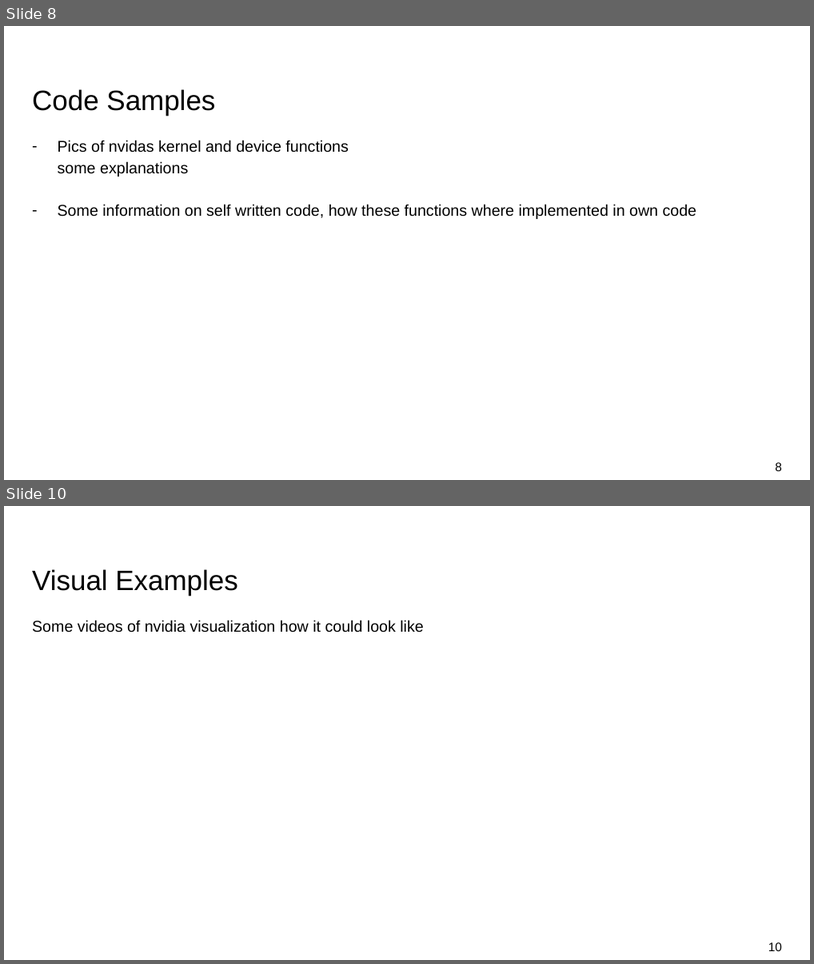
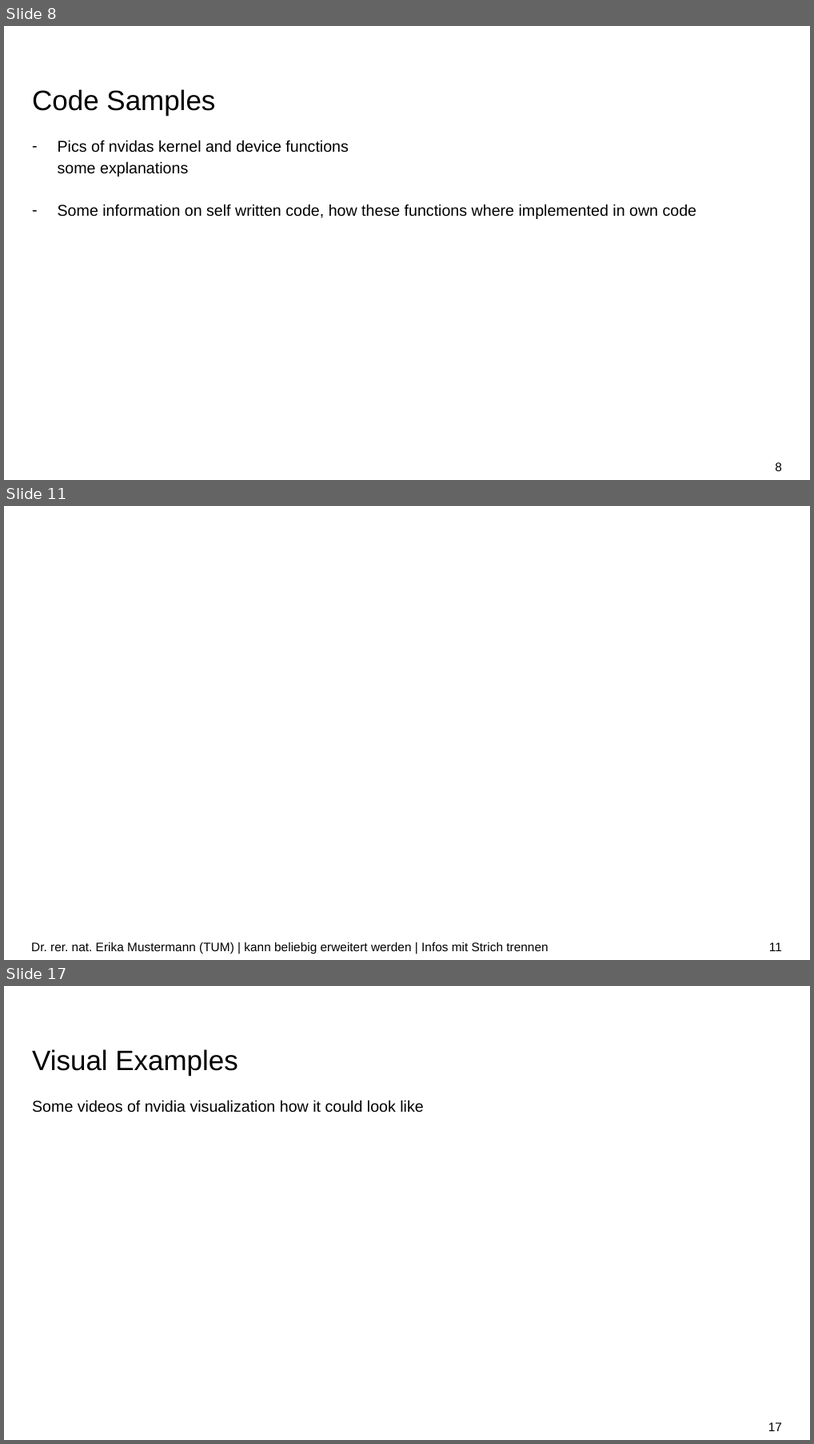
Before and after one commit to Goblin-0-0-7/n-body-cuda, a slide deck: presentation/nbody - Presentation.pptx. Shown one above the other, each under a label of ours: slides 8 and 10 before the commit, slides 8, 11 and 17 after it; the slides between them are not shown. The pictures are 814x964 and 814x1444 pixels, drawn with LibreOffice and Linux fonts; fonts in the diff are those of the drawing; background and template pictures are left out. Boxes give left, top, right and bottom in pixels: in the first picture for what was removed or moved away, otherwise in the second. Text is boxed around its words. In the diff, an @@ line names an element or a change of style, - is before the commit and + after.

```diff
--- a/presentation/nbody - Presentation.pptx
+++ b/presentation/nbody - Presentation.pptx
@@ slide 11 added at (x1=4, y1=506, x2=810, y2=960), background #FFFFFF @@
@@ text added at (x1=31, y1=942, x2=548, y2=954), 11 pt, text #000000 @@
+Dr. rer. nat. Erika Mustermann (TUM) | kann beliebig erweitert werden | Infos mit Strich trennen
@@ page number added at (x1=770, y1=942, x2=782, y2=951), 11 pt, text #000000 @@
+11
@@ what was slide 10 is now slide 17 @@
@@ page number at (x1=769, y1=1422, x2=782, y2=1431): text changed @@
-10
+17
```
Also in this commit, not shown: 1 slide changed, 6 other slides added, 4 other files.
